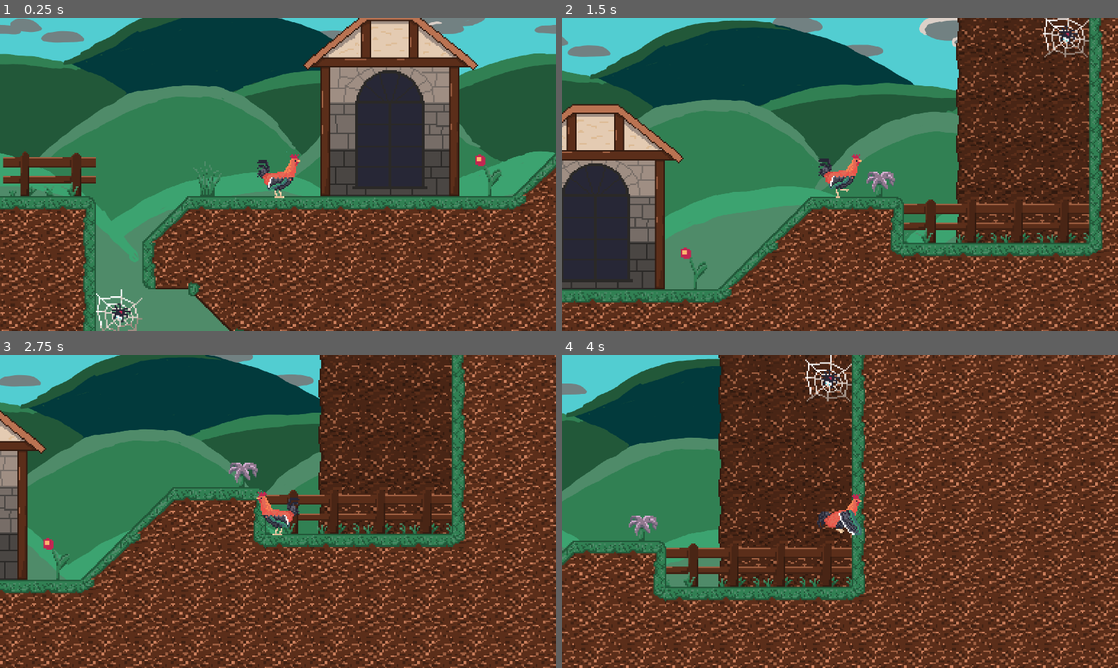
Above: before the commit, frames 1-4 (two rows, left to right).
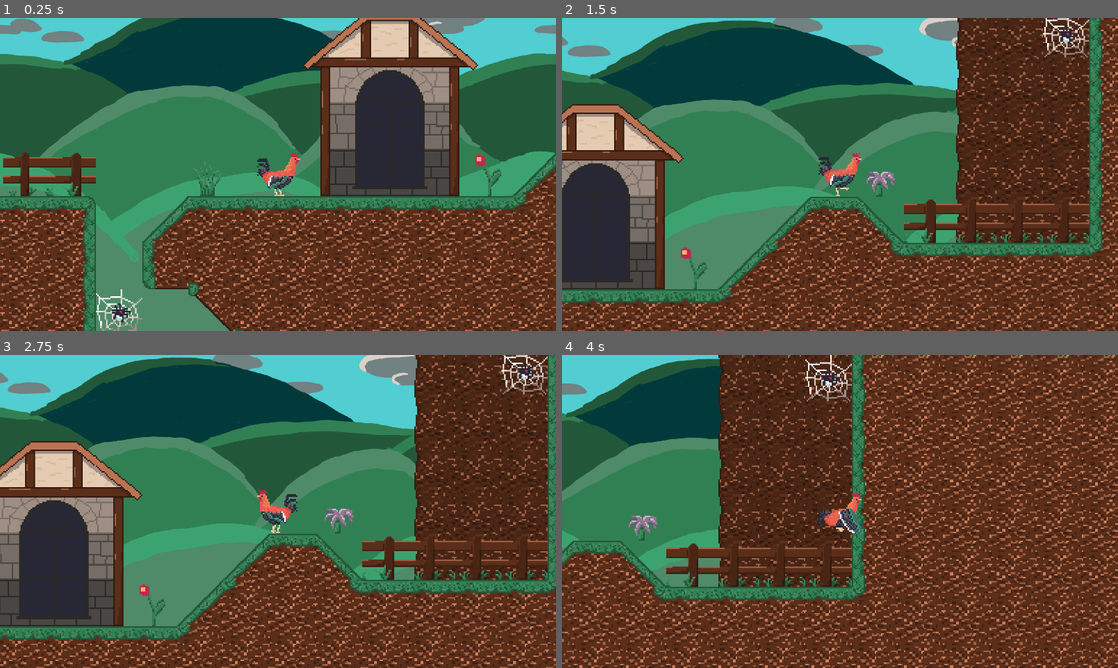
Above: after the commit, the same moments.

Repository: EdgeGnW/DETTAGameJam2026
Game: Godot game, scene res://modules/Test/Level3.tscn
The game is run twice, just before and just after one commit, with the same random seed, the same clock (stepped at 60 frames per second) and the same inputs. This scene is started directly instead of the project's main scene.
Inputs:
- Up to frame 1 (0.25 s): no input
- Up to frame 2 (1.5 s): tap Enter (ui_accept) at 0.5 s; hold Enter (ui_accept) 0.53-1.28 s; hold D (right) from 0.53 s (still down); tap Space (jump) at 0.77 s; tap Shift (dismount) at 1.35 s
- Up to frame 3 (2.75 s): tap Space (jump) at 1.52 s; tap Enter (ui_accept) at 1.55, 2.3 s; release D (right) at 2.03 s; hold A (left) from 2.03 s (still down); hold E (grab) from 2.03 s (still down)
- Up to frame 4 (4 s): release A (left) at 2.78 s; release E (grab) at 2.78 s; hold D (right) from 2.78 s (still down); tap Ctrl (roll) at 2.85 s; tap Space (jump) at 3.02, 3.77 s; tap Enter (ui_accept) at 3.05 s; hold Enter (ui_accept) from 3.53 s (still down)

The runs differ from the first frame. In frame 1, 0.3% of the frame differs, in the area x 46-54%, y 43-58%; in frame 2, 0.9%; in frame 3, 60%, in the area x 0-100%, y 0-100%; in frame 4, 1.0%.

Commit message:
fixed cat walljump and QoL

Diff:
--- a/main_menu/credit_text.gd
+++ b/main_menu/credit_text.gd
@@ -1,7 +1,7 @@
 extends RichTextLabel
 
 @onready var i: int = 0
-@onready var tween: Tween = get_tree().create_tween()
+#@onready var tween: Tween = get_tree().create_tween()
 
 # Called when the node enters the scene tree for the first time.
 func _ready() -> void:
--- a/main_menu/end_screen.gd
+++ b/main_menu/end_screen.gd
@@ -1,8 +1,9 @@
 extends Control
+
+const MAIN_MENU = preload("uid://busdhk8ltwy51")
+
 
 func _ready():
 	DialogueManager.add_dialogue_file("res://main_menu/Enddialogue.txt")
-
-func _physics_process(_delta: float) -> void:
-	if DialogueManager.state == DialogueManager.DialogueState.Disabled:
-		get_tree().quit()
+	await DialogueManager.finished
+	get_tree().change_scene_to_packed(MAIN_MENU)
--- a/main_menu/main_menu.gd
+++ b/main_menu/main_menu.gd
@@ -29,8 +29,6 @@
 	var tween = get_tree().create_tween()
 	tween.tween_property(node, "modulate:a", 1, duration)
 	tween.play()
-	await tween.finished
-	tween.kill()
 
 func _on_settings_pressed() -> void:
 	AudioManager.play_sound(KATZE)
--- a/main_menu/main_menu.tscn
+++ b/main_menu/main_menu.tscn
@@ -61,15 +61,9 @@
 [sub_resource type="StyleBoxEmpty" id="StyleBoxEmpty_rhts7"]
 
 [sub_resource type="StyleBoxFlat" id="StyleBoxFlat_3shxk"]
-bg_color = Color(0.13333334, 0.13333334, 0.13333334, 1)
-
-[sub_resource type="StyleBoxFlat" id="StyleBoxFlat_bws42"]
-bg_color = Color(0.18039216, 0.18039216, 0.18039216, 1)
+bg_color = Color(0.6, 0.6, 0.6, 0)
 
 [sub_resource type="SystemFont" id="SystemFont_rhts7"]
-
-[sub_resource type="StyleBoxFlat" id="StyleBoxFlat_3f7m4"]
-bg_color = Color(0.18039216, 0.18039216, 0.18039216, 1)
 
 [sub_resource type="AtlasTexture" id="AtlasTexture_iri28"]
 atlas = ExtResource("12_vj6np")
@@ -441,7 +435,6 @@
 texture_hover = ExtResource("3_6tl50")
 
 [node name="SettingMenu" type="Panel" parent="CanvasLayer"]
-visible = false
 z_index = 6
 anchors_preset = 8
 anchor_left = 0.5
@@ -559,7 +552,6 @@
 text = "Zurück"
 
 [node name="Credits" type="Panel" parent="CanvasLayer"]
-visible = false
 anchors_preset = 15
 anchor_right = 1.0
 anchor_bottom = 1.0
@@ -575,9 +567,9 @@
 anchor_right = 0.5
 anchor_bottom = 0.5
 offset_left = -283.5
-offset_top = 204.5
+offset_top = 173.0
 offset_right = 306.0
-offset_bottom = 877.5
+offset_bottom = 909.0005
 grow_horizontal = 2
 grow_vertical = 2
 theme_override_styles/normal = SubResource("StyleBoxFlat_3shxk")
@@ -615,39 +607,7 @@
 fit_content = true
 script = ExtResource("4_bws42")
 
-[node name="UntereGrenze" type="Panel" parent="CanvasLayer/Credits"]
-z_index = 2
-layout_mode = 1
-anchors_preset = 8
-anchor_left = 0.5
-anchor_top = 0.5
-anchor_right = 0.5
-anchor_bottom = 0.5
-offset_left = -451.0
-offset_top = 195.0
-offset_right = 488.0
-offset_bottom = 551.0
-grow_horizontal = 2
-grow_vertical = 2
-theme_override_styles/panel = SubResource("StyleBoxFlat_bws42")
-
-[node name="ObereSchranke" type="Panel" parent="CanvasLayer/Credits"]
-z_index = 2
-layout_mode = 1
-anchors_preset = 8
-anchor_left = 0.5
-anchor_top = 0.5
-anchor_right = 0.5
-anchor_bottom = 0.5
-offset_left = -451.0
-offset_top = -610.0
-offset_right = 488.0
-offset_bottom = -254.0
-grow_horizontal = 2
-grow_vertical = 2
-theme_override_styles/panel = SubResource("StyleBoxFlat_bws42")
-
-[node name="Detta GameJam 2026" type="Label" parent="CanvasLayer/Credits/ObereSchranke"]
+[node name="Detta GameJam 2026" type="Label" parent="CanvasLayer/Credits"]
 z_index = 3
 layout_mode = 1
 anchors_preset = 7
@@ -655,9 +615,10 @@
 anchor_top = 1.0
 anchor_right = 0.5
 anchor_bottom = 1.0
-offset_left = -329.25
-offset_top = -193.0
-offset_right = 329.25
+offset_left = -310.75
+offset_top = -987.0
+offset_right = 347.75
+offset_bottom = -794.0
 grow_horizontal = 2
 grow_vertical = 0
 theme_override_colors/font_shadow_color = Color(0.05490196, 0.05490196, 0.05490196, 1)
@@ -667,22 +628,18 @@
 theme_override_constants/shadow_outline_size = 0
 theme_override_fonts/font = SubResource("SystemFont_rhts7")
 theme_override_font_sizes/font_size = 50
-theme_override_styles/normal = SubResource("StyleBoxFlat_3f7m4")
 text = "Detta GameJam 2026"
 horizontal_alignment = 1
 vertical_alignment = 1
 
-[node name="Inbox" type="Panel" parent="CanvasLayer/Credits"]
+[node name="Inbox" type="PanelContainer" parent="CanvasLayer/Credits"]
 layout_mode = 1
-anchors_preset = 8
+anchors_preset = 13
 anchor_left = 0.5
-anchor_top = 0.5
 anchor_right = 0.5
-anchor_bottom = 0.5
-offset_left = -426.0
-offset_top = -256.0
-offset_right = 442.0
-offset_bottom = 206.0
+anchor_bottom = 1.0
+offset_left = -387.0
+offset_right = 397.0
 grow_horizontal = 2
 grow_vertical = 2
 
--- a/modules/Carrot/carrot.gd
+++ b/modules/Carrot/carrot.gd
@@ -19,8 +19,6 @@
 	elif ray_cast_2d_2.is_colliding() and ray_cast_2d_2.get_collider() is Player2D:
 		body = ray_cast_2d_2.get_collider()
 	else:
-		print("nein")
 		return
-	print("ja")
 
 	body.lure(global_position)
--- a/modules/DialogueManager/dialogue_manager.tscn
+++ b/modules/DialogueManager/dialogue_manager.tscn
@@ -10,7 +10,7 @@
 [ext_resource type="AudioStream" uid="uid://bwmb02kevvu2m" path="res://modules/DialogueManager/sfx/ki.ogg" id="4_x6bvr"]
 [ext_resource type="AudioStream" uid="uid://dj58bpi4cfqy0" path="res://modules/DialogueManager/sfx/miau.ogg" id="5_eay7n"]
 [ext_resource type="Texture2D" uid="uid://cc267myuucorx" path="res://modules/DialogueManager/resources/rooster.png" id="5_gue62"]
-[ext_resource type="Texture2D" uid="uid://ckuc516ca0oj3" path="res://modules/Player/Dog/Kleffer_gut.png" id="7_s4t7b"]
+[ext_resource type="Texture2D" uid="uid://cby1ay4r5tqu7" path="res://modules/Player/Dog/Hund.png" id="7_gue62"]
 [ext_resource type="Texture2D" uid="uid://cs1yn67cmgin5" path="res://modules/DialogueManager/resources/katze.png" id="9_gue62"]
 
 [sub_resource type="Resource" id="Resource_jaug2"]
@@ -30,7 +30,7 @@
 [sub_resource type="Resource" id="Resource_eay7n"]
 script = ExtResource("2_507jh")
 name = &"Hund"
-picture = ExtResource("7_s4t7b")
+picture = ExtResource("7_gue62")
 voice = ExtResource("4_4h1og")
 metadata/_custom_type_script = "uid://c33l4cwd3q5ta"
 
@@ -56,7 +56,7 @@
 anchor_top = 1.0
 anchor_right = 1.0
 anchor_bottom = 1.0
-offset_top = -212.0
+offset_top = -220.0
 grow_horizontal = 2
 grow_vertical = 0
 size_flags_vertical = 0
--- a/modules/DialogueManager/scripts/dialogue_manager.gd
+++ b/modules/DialogueManager/scripts/dialogue_manager.gd
@@ -13,6 +13,8 @@
 	Reading,
 	Done
 }
+
+signal finished()
 
 var text_sound = preload("res://modules/DialogueManager/sfx/default.wav")
 
@@ -67,6 +69,8 @@
 		DialogueState.Disabled:
 			hide()
 			process_mode = Node.PROCESS_MODE_DISABLED
+			fade_out($MarginContainer, 1)
+			fade_out($MarginContainer2, 1)
 		DialogueState.Reading:
 			visible_characters = 0
 			process_mode = Node.PROCESS_MODE_PAUSABLE
@@ -76,6 +80,8 @@
 			text_tween.tween_property(%DialogueText, "visible_ratio", 1, tween_ratio)
 			text_tween.tween_callback(start_cooldown)
 			show()
+			fade_in($MarginContainer, 1)
+			fade_in($MarginContainer2, 1)
 		DialogueState.Done:
 			process_mode = Node.PROCESS_MODE_PAUSABLE
 			%DialogueText.visible_ratio = 1
@@ -128,6 +134,7 @@
 func next_line():
 	if not dialogue:
 		change_state(DialogueState.Disabled)
+		finished.emit()
 		return
 	var line: DialogueLine = dialogue.pop_front()
 	current_character = characters.get(line.character, default_character)
@@ -156,3 +163,15 @@
 			DialogueState.Done:
 				next_line()
 		get_viewport().set_input_as_handled()
+
+func fade_in(node: Node, duration: float) -> void:
+	node.modulate.a = 0
+	var tween = get_tree().create_tween()
+	tween.tween_property(node, "modulate:a", 1, duration)
+	tween.play()
+
+func fade_out(node: Node, duration: float) -> void:
+	node.modulate.a = 1
+	var tween = get_tree().create_tween()
+	tween.tween_property(node, "modulate:a", 0, duration)
+	tween.play()
--- a/modules/DoorsSwitches/switch.gd
+++ b/modules/DoorsSwitches/switch.gd
@@ -58,8 +58,10 @@
 		updated.emit()
 		if pressed:
 			$Sprite.texture = flipped_lever
+			AudioManager.play_sound(FLICK_ON)
 		else:
 			$Sprite.texture = default_lever
+			AudioManager.play_sound(FLICK_OFF)
 
 func press_permanently():
 	if type == Type.PLATE:
--- a/modules/Player/Donkey/donkey.tscn
+++ b/modules/Player/Donkey/donkey.tscn
@@ -116,7 +116,7 @@
 }]
 
 [sub_resource type="RectangleShape2D" id="RectangleShape2D_mhh0p"]
-size = Vector2(37, 8)
+size = Vector2(42, 8)
 
 [node name="Donkey" type="CharacterBody2D" groups=["Animal"]]
 texture_filter = 1
@@ -154,14 +154,13 @@
 script = ExtResource("5_3bw2j")
 
 [node name="Mount" type="Area2D" parent="."]
-position = Vector2(0, -16.5)
+position = Vector2(-5, -14)
 collision_layer = 0
 collision_mask = 46
 input_pickable = false
 script = ExtResource("6_64bre")
 
 [node name="CollisionShape2D" type="CollisionShape2D" parent="Mount"]
-position = Vector2(-4.5, 0)
 shape = SubResource("RectangleShape2D_mhh0p")
 
 [connection signal="body_entered" from="Mount" to="Mount" method="_on_body_entered"]
--- a/modules/Player/Donkey/mount.gd
+++ b/modules/Player/Donkey/mount.gd
@@ -1,11 +1,20 @@
 extends Area2D
 
+@onready var animal := get_parent()
+
+@onready var original_pos_x = position.x
+
+func _physics_process(_delta: float) -> void:
+	if animal.sprite_2d.flip_h:
+		position.x = -original_pos_x
+	else:
+		position.x = original_pos_x
 
 func _on_body_entered(body: Node2D) -> void:
 	if get_parent().has_mount: return
 	if body.is_in_group("Animal") and body.name != get_parent().name:
 		if body.animal_state == AnimalState.Animal_state.ACTIVE:
-			if body.velocity.y > 0 and body.global_position.y < get_parent().global_position.y - get_parent().height / 2 + 5:
+			if body.velocity.y > 0 and body.global_position.y < get_parent().global_position.y - get_parent().height / 2 + 12:
 				AudioManager.play_sound(get_parent().animal_sound)
 				get_parent().has_mount = true
 				get_parent().mount = body
--- a/modules/Player/Rooster/rooster.tscn
+++ b/modules/Player/Rooster/rooster.tscn
@@ -121,6 +121,7 @@
 [node name="AnimatedSprite2D" type="AnimatedSprite2D" parent="."]
 unique_name_in_owner = true
 z_index = 5
+position = Vector2(0, -1)
 sprite_frames = SubResource("SpriteFrames_1l2jn")
 animation = &"idle"
 autoplay = "idle"
--- a/modules/Player/player_2d.gd
+++ b/modules/Player/player_2d.gd
@@ -47,6 +47,7 @@
 		direction = Input.get_axis("left", "right")
 	if direction != 0:
 		dir = int(direction)
+		raycast.target_position = Vector2(RAYCAST_LENGTH * dir, 0)
 		var flip_h = dir < 0
 		if sprite_2d.flip_h != flip_h:
 			flip_character()
--- a/modules/Test/Level3.tscn
+++ b/modules/Test/Level3.tscn
@@ -45,7 +45,7 @@
 [node name="Level3" type="Node2D"]
 
 [node name="TileMapLayer" type="TileMapLayer" parent="."]
-tile_map_data = PackedByteArray("AAALAPT/AQABAAAAAAAKAPT/AQA …(9147 unchanged characters)… D/AQAEAAQAAAAzAOz/AQAEAAMAAAA0AOr/AQABAAAAAAAyAOD/AQAEAAQAAAAyAOv/AQAGAAUAAAAzAOv …(12943 unchanged characters)…
+tile_map_data = PackedByteArray("AAALAPT/AQABAAAAAAAKAPT/AQA …(9147 unchanged characters)… D/AQAEAAQAAAAzAOz/AQAEAAMAAAA0AOr/AQABAAQAAAAyAOD/AQAEAAQAAAAyAOv/AQAGAAUAAAAzAOv …(12943 unchanged characters)…
 tile_set = ExtResource("1_f8r0v")
 
 [node name="TileMapLayer2" type="TileMapLayer" parent="."]
Not shown, changed: export_presets.cfg
Not shown: 2 places in main_menu/main_menu.tscn that only renumber resources
Binary file changed: modules/DoorsSwitches/Plate.png
Binary file added: modules/Player/Dog/Hund.png
Not shown, added: modules/Player/Dog/Hund.png.import
Binary file changed: modules/Player/Donkey/Esel.png
Not shown: 1 places in modules/Test/2D/2d_test.tscn that only renumber resources
